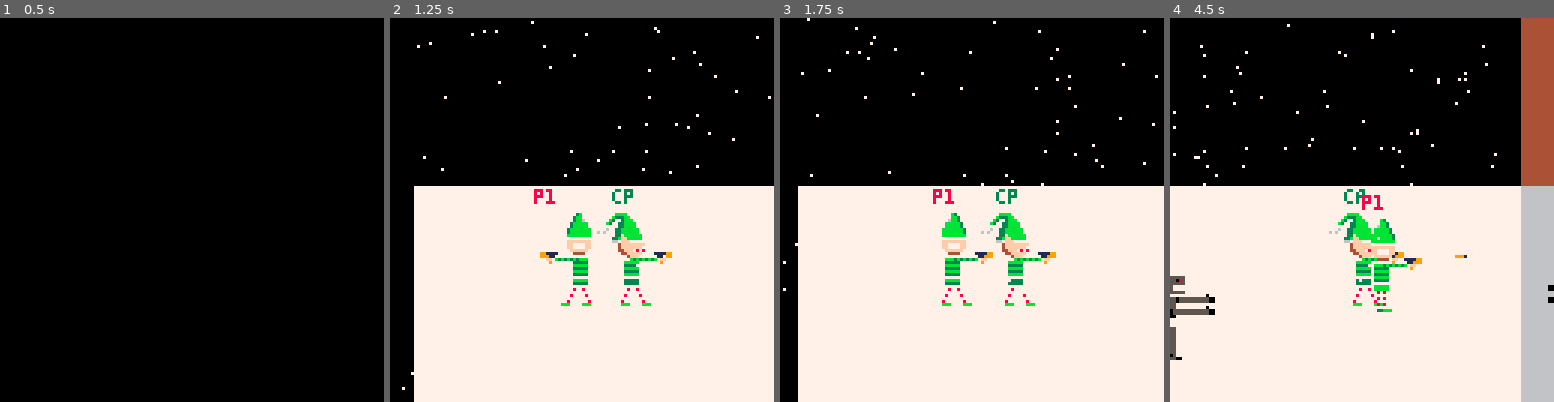
Above: before the commit, frames 1-4 (left to right).
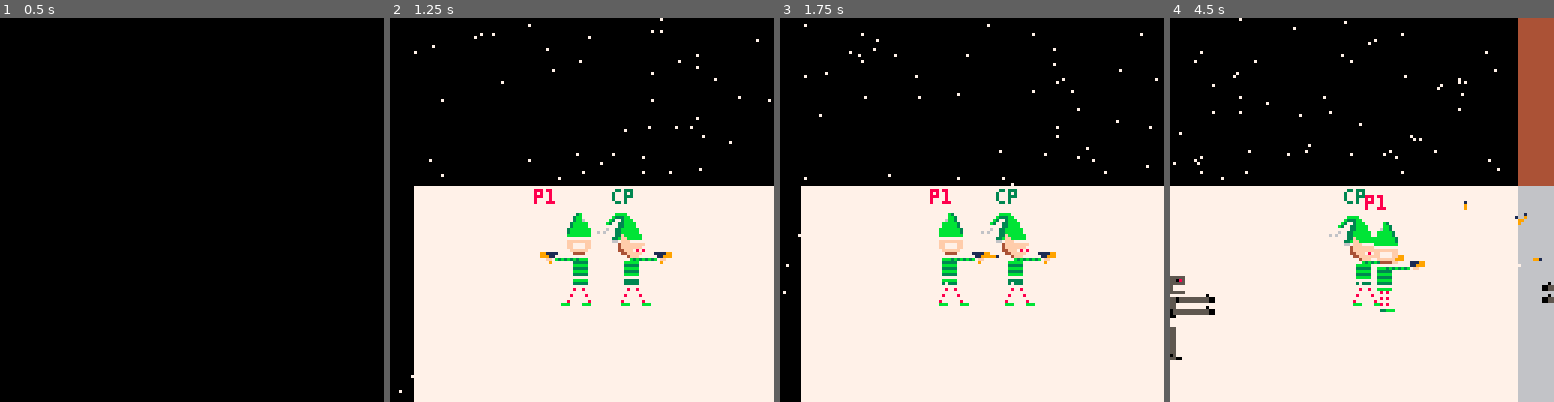
Above: after the commit, the same moments.

Repository: ryangrossGitHub/eva
Game: PICO-8 cartridge eva.p8
Same seed, same stepped clock (60 frames per second), same inputs: the game is played once before the commit and once after it.
Inputs:
- Up to frame 1 (0.5 s): tap X (X key) at 0.33 s
- Up to frame 2 (1.25 s): tap O (Z key) at 0.7 s; tap X (X key) at 1.07 s
- Up to frame 3 (1.75 s): hold Right from 1.6 s (still down); tap O (Z key) at 1.7 s
- Up to frame 4 (4.5 s): tap X (X key) at 1.85, 2.97, 4.08 s; release Right at 2.1 s; tap O (Z key) every 0.4 s from 2.1 to 4.1 s; hold Up 2.15-2.42 s; hold Right 2.47-3.03 s; hold Left 3.08-3.58 s; hold Down 3.63-3.97 s; hold Right from 4.02 s (still down)

Frame 1 is identical in both runs. In frame 2, 0.5% of the frame differs, in the area x 2-100%, y 0-98%; in frame 3, 1.7%; in frame 4, 3.3%, in the area x 0-100%, y 0-100%.

Commit message:
Updated particle logic for richocheting darts.

Diff:
--- a/src/enemies.lua
+++ b/src/enemies.lua
@@ -15,6 +15,8 @@
 		sprite_flip = true,
 		x = rnd({ camera_x-16, camera_x + screen_size + 16 }),
 		y = rnd(48) + 48,
+		w = 8,
+		h = 24,
 		death_animation_frame_delay = 20,
 		death_animation_frame_count = 0, -- death animation frame count
 		dead = false,
--- a/src/main.lua
+++ b/src/main.lua
@@ -53,6 +53,7 @@
 
 	check_weapon_found()
 	center_camera_on_players()
+	update_darts(enemies)
 	update_enemies()
 	update_player_anims(p1)
 	update_player_anims(p2)
@@ -103,7 +104,7 @@
 
 		draw_weapons()
 
-		draw_particles(particles)
+		draw_darts()
 
 		draw_enemies()
 
--- a/src/particles.lua
+++ b/src/particles.lua
@@ -1,48 +1,115 @@
-particles = {}
+-- nerf bullet particle system
 
-function particle(x, y, x_speed, y_speed, color, move, life, flip)
-	if life == nil then
-		life = move
-	end
+darts = {}
 
-	local p = {
-		x = x,
-		y = y,
-		x_speed = x_speed,
-		y_speed = y_speed,
-		color = color,
-		move = move, --frames of movement
-		life = life, -- frames until deletion
-		flip = flip -- flip direction
-	}
-
-	return p
+function spawn_dart(x, y, dx, dy)
+    add(darts, {
+        x = x,
+        y = y,
+        dx = dx,
+        dy = dy,
+        life = 90,
+        bounces = 3,
+        -- new tumbling properties
+        is_tumbling = false,
+        spin_angle = 0,
+        spin_speed = 0
+    })
 end
 
-function draw_particles(particles)
-	for particle in all(particles) do
-		if particle.life > 0 then
-			if particle.move > 0 then
-				particle.y += particle.y_speed
-				particle.x += particle.x_speed
-				particle.move -= 1
-			end
-			particle.life -= 1
+function update_darts(enemies)
+    for d in all(darts) do
+        -- 1. physics & drag
+        d.dy = d.dy + 0.15
+        d.dx = d.dx * 0.98
+        d.dy = d.dy * 0.98
 
-			if particle.flip then
-				pset(particle.x, particle.y, 9)
-				pset(particle.x-1, particle.y, 9)
-				pset(particle.x-2, particle.y, 9)
-				pset(particle.x-3, particle.y, 1)
-			else
-				pset(particle.x, particle.y, 9)
-				pset(particle.x+1, particle.y, 9)
-				pset(particle.x+2, particle.y, 9)
-				pset(particle.x+3, particle.y, 1)
-			end
+        -- 2. movement
+        d.x = d.x + d.dx
+        d.y = d.y + d.dy
 
-		else
-			del(particles, particle)
-		end
-	end
+        -- 3. update visual tumble/spin rotation
+        if d.is_tumbling then
+            d.spin_angle = d.spin_angle + d.spin_speed
+            -- slowly slow down the spin due to air friction
+            d.spin_speed = d.spin_speed * 0.95
+
+            -- stop tumbling if the spin becomes a crawl
+            if abs(d.spin_speed) < 0.02 then
+                d.is_tumbling = false
+            end
+        end
+
+        d.life = d.life - 1
+        if d.life <= 0 then
+            del(darts, d)
+        end
+
+        -- 4. chaotic enemy ricochet
+        for e in all(enemies) do
+            if d.x >= e.x and d.x <= e.x + e.w and
+               d.y >= e.y and d.y <= e.y + e.h then
+
+                local return_dir = 1
+                if d.dx > 0 then return_dir = -1 end
+
+				d.dx = (1.0 + rnd(2.0)) * return_dir
+				d.dy = -1.5 - rnd(3.0)
+				d.life = d.life + 20
+
+				-- activate wild visual spin on chaotic hits!
+				d.is_tumbling = true
+				-- random direction (clockwise/counter-clockwise) and hyper speed
+				d.spin_speed = 0.15 + rnd(0.2)
+				if rnd(1) > 0.5 then d.spin_speed = -d.spin_speed end
+
+
+                if d.dx > 0 then d.x = e.x + e.w + 1 else d.x = e.x - 1 end
+
+                d.bounces = d.bounces - 1
+                if d.bounces <= 0 then
+                    del(darts, d)
+                end
+            end
+        end
+    end
 end
+
+function draw_darts()
+    for d in all(darts) do
+        local step_x = 0
+        local step_y = 0
+
+        if d.is_tumbling then
+            -- if tumbling, calculate steps using the dedicated spin angle
+            -- (using standard sin/cos coordinates for the custom angle)
+            step_x = cos(d.spin_angle)
+            step_y = sin(d.spin_angle)
+        else
+            -- standard flight path alignment
+            local speed = sqrt(d.dx*d.dx + d.dy*d.dy)
+            if speed > 0 then
+                step_x = d.dx / speed
+                step_y = d.dy / speed
+            else
+                step_x = 1
+            end
+        end
+
+        -- leading pixel (blue tip)
+        local x0 = d.x + step_x
+        local y0 = d.y + step_y
+
+        -- middle pixel (orange body)
+        local x1 = d.x
+        local y1 = d.y
+
+        -- trailing pixel (orange tail)
+        local x2 = d.x - step_x
+        local y2 = d.y - step_y
+
+        pset(x0, y0, 1) -- blue
+        pset(x1, y1, 9)  -- orange
+        pset(x2, y2, 9)  -- orange
+    end
+end
--- a/src/players.lua
+++ b/src/players.lua
@@ -287,9 +287,9 @@
  	end
 
 	if btnp(❎, ctrl) then
-		if not speaking() then
-			say("_/-1.67/_/g/-1.27/3/eh/-1.69/_/t/-1.12/dh/-1.33/ae/-1.69/_/t/-1.12/3/eh/-1.20/l/-1.20/f")
-		end
+		-- if not speaking() then
+		-- 	say("_/-1.67/_/g/-1.27/3/eh/-1.69/_/t/-1.12/dh/-1.33/ae/-1.69/_/t/-1.12/3/eh/-1.20/l/-1.20/f")
+		-- end
 		-- 	for i=1, #weapon_list do
 		-- 		p.weapon_list_index += 1
 		-- 		if p.weapon_list_index > #weapon_list then
@@ -335,11 +335,12 @@
 
 	sfx(0)
 
-	local xs = 15
+	local xd = 15
 	if p.flip_sprite then
-		xs = -xs
-	end
-	add(particles, particle(p.x+4, p.y + 15, xs, 0, 9, 7, nil, p.flip_sprite))
+		xd = -xd
+	end
+	-- add(particles, particle(p.x+4, p.y + 15, xs, 0, 9, 7, nil, p.flip_sprite))
+	spawn_dart(p.x+4, p.y + 15, xd, 0)
 
 	enemy_coll_detect(p)
 end
